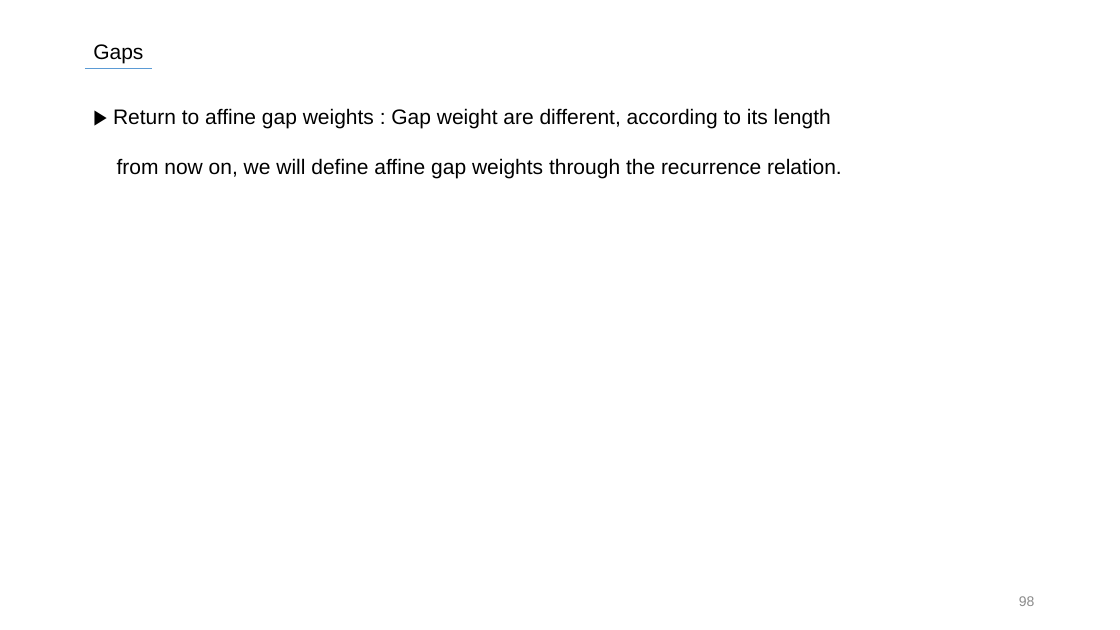
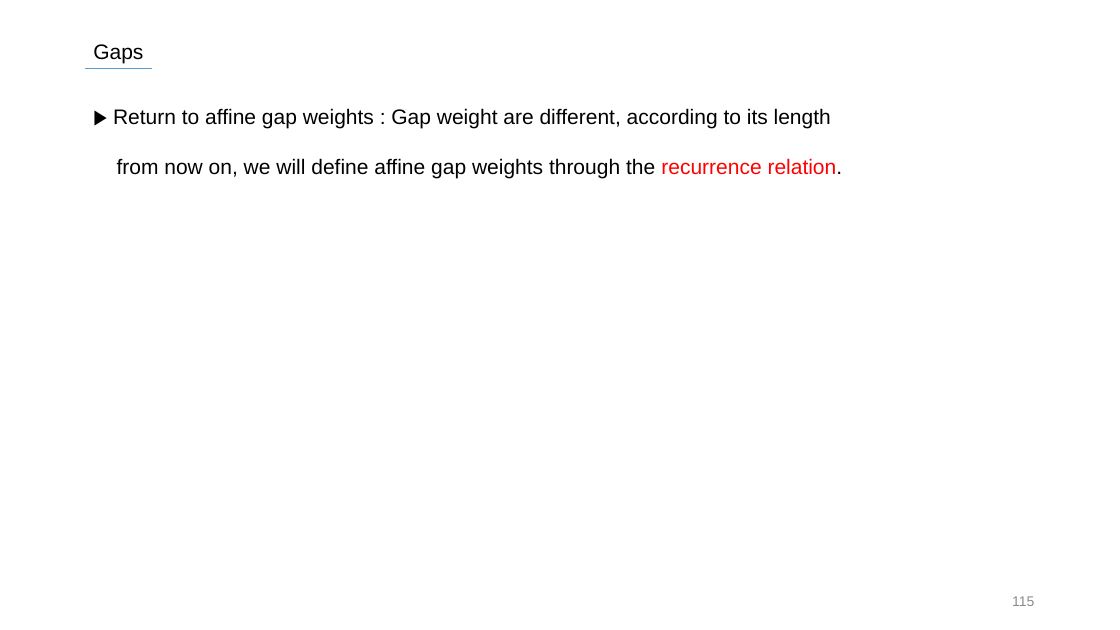
Before and after one commit to SiLviASizZ/HYU_2022, a slide deck: slide 115 of Intern/발표자료/0721/ASTS_0721.pptx (slide 98 before the commit). Drawn at 1120x630 pixels with LibreOffice and Linux fonts; fonts in the diff are those of the drawing. Boxes give left, top, right and bottom in pixels: in the first picture for what was removed or moved away, otherwise in the second. Text is boxed around its words. In the diff, an @@ line names an element or a change of style, - is before the commit and + after.

```diff
--- a/Intern/발표자료/0721/ASTS_0721.pptx
+++ b/Intern/발표자료/0721/ASTS_0721.pptx
@@ text at bbox=[117, 158, 843, 178]: text colour #000000 to #FF0000 in "recurrence relation." @@
@@ page number at bbox=[1012, 596, 1034, 606]: text changed @@
-98
+115
```
Also in this commit, not shown: 33 other slides changed, 29 slides added.
